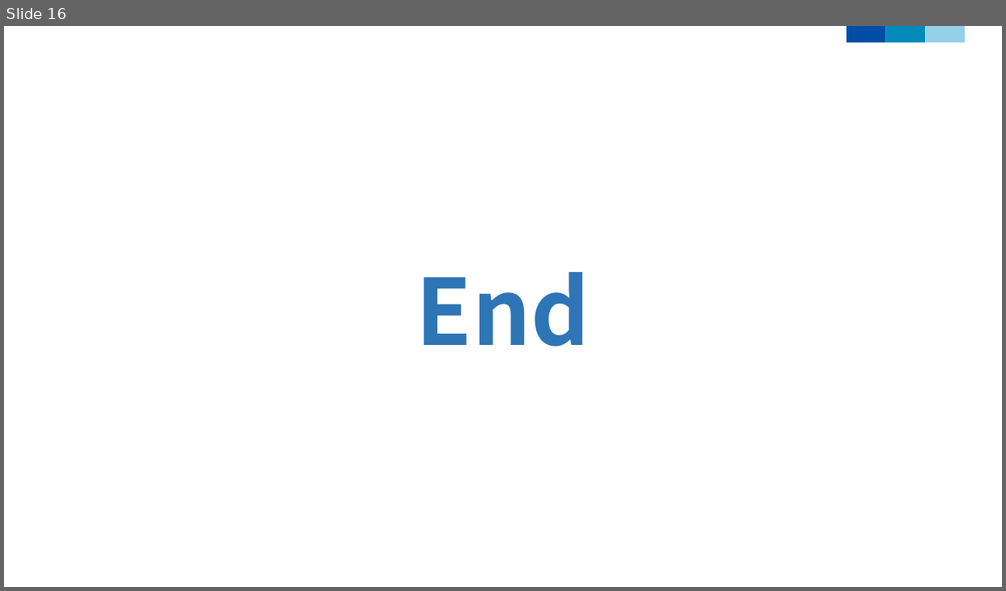
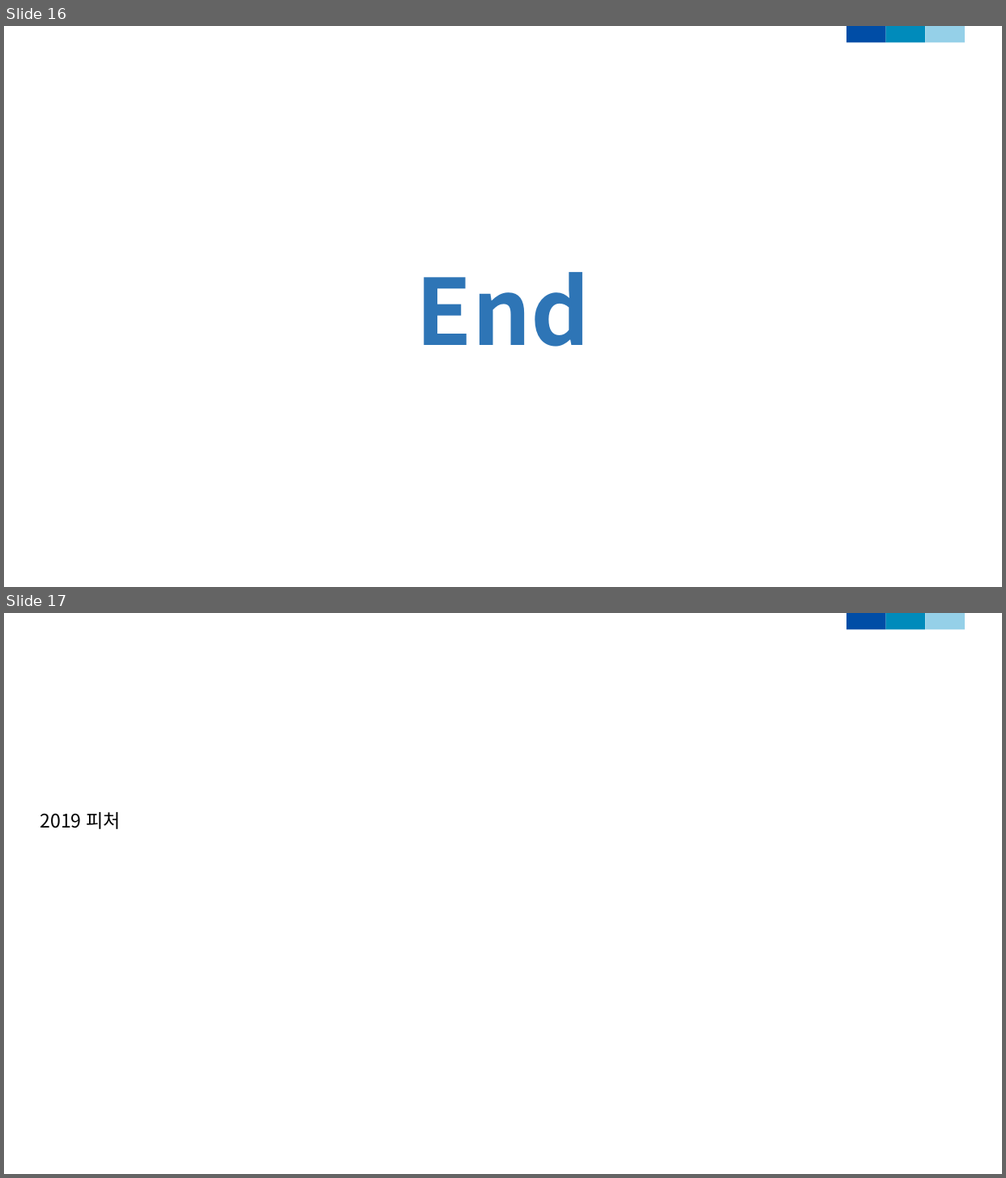
Before and after one commit to dudungE/Competition, a slide deck: 부실가계탐지모형.pptx. Shown one above the other, each under a label of ours: slide 16 before the commit, slides 16 and 17 after it. The pictures are 1006x591 and 1006x1178 pixels, drawn with LibreOffice and Linux fonts; fonts in the diff are those of the drawing; background and template pictures are left out. Boxes give left, top, right and bottom in pixels: in the first picture for what was removed or moved away, otherwise in the second. Text is boxed around its words. In the diff, an @@ line names an element or a change of style, - is before the commit and + after.

```diff
--- a/부실가계탐지모형.pptx
+++ b/부실가계탐지모형.pptx
@@ slide 17 added at bbox=[4, 613, 1002, 1174], background picture (left out); not listed: 3 template elements that a slide beside it also shows @@
@@ text added at bbox=[40, 812, 121, 829], 18 pt, text #000000 @@
+2019 피처
```
Also in this commit, not shown: 1 other slide added, 3 other files.
